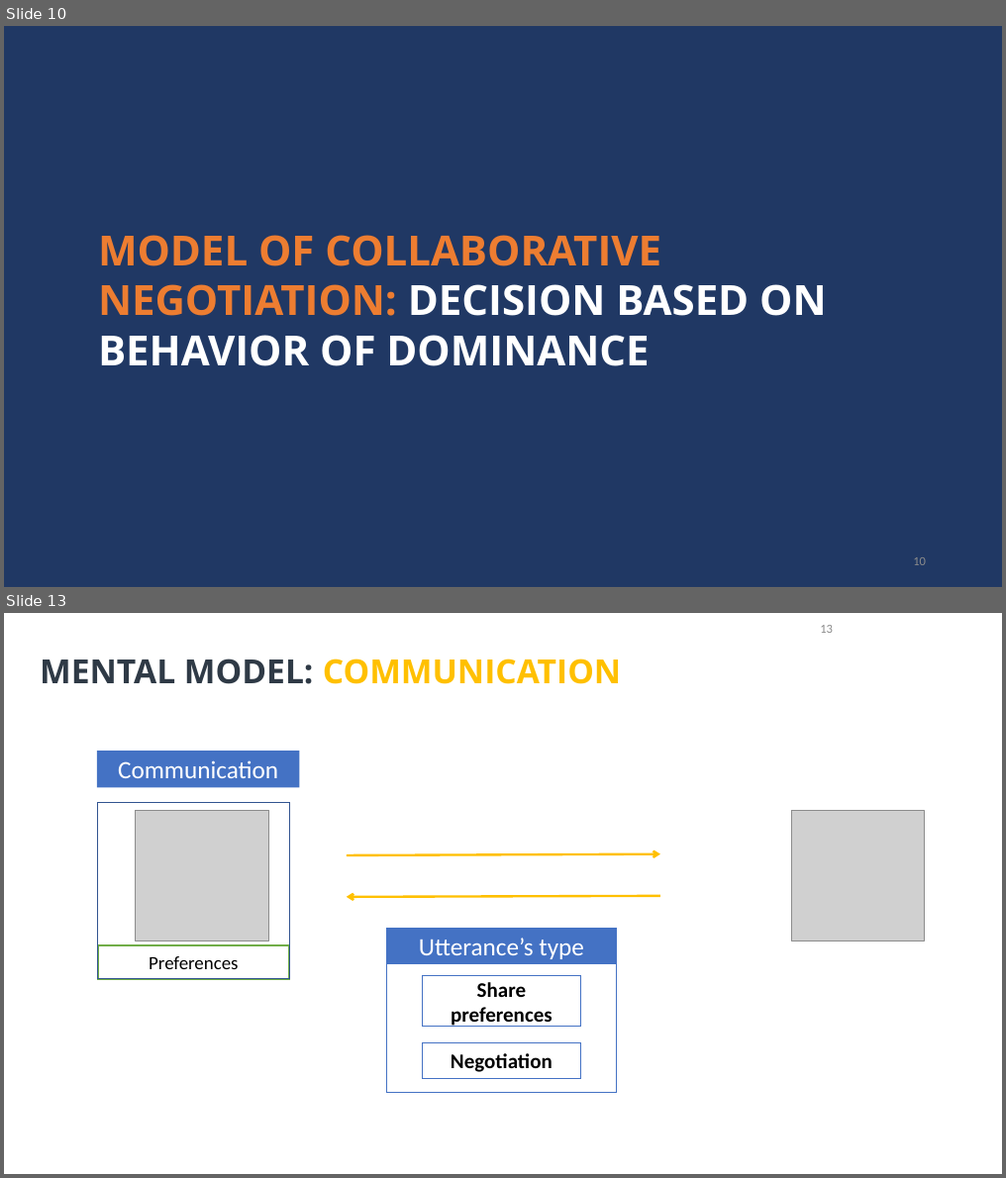
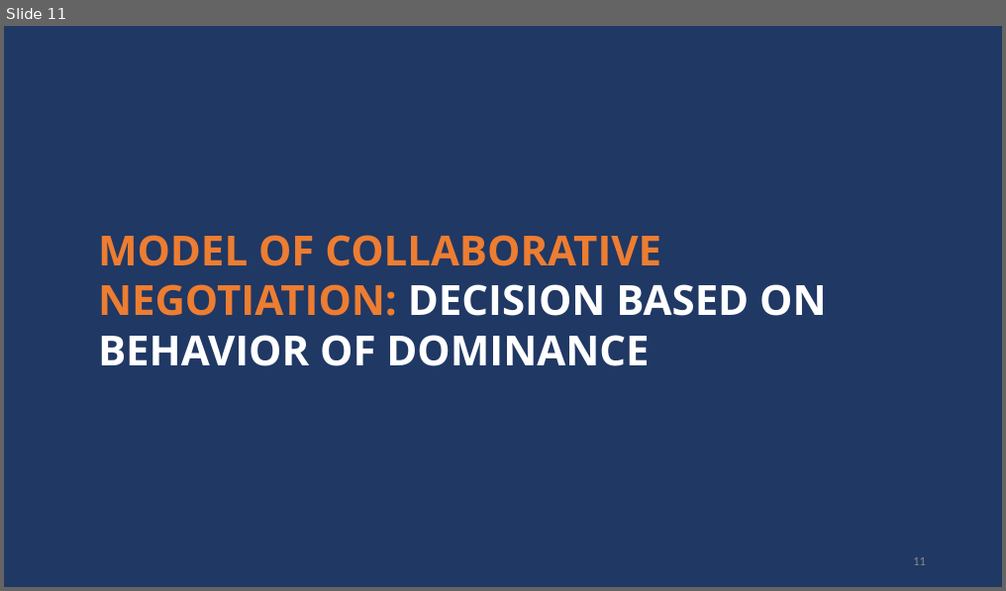
Before and after one commit to Olydia/Discolog, a slide deck: thesis_v2/presentation/thses.pptx. Shown one above the other, each under a label of ours: slides 10 and 13 before the commit, slide 11 after it; the slides between them are not shown. The pictures are 1006x1178 and 1006x591 pixels, drawn with LibreOffice and Linux fonts; fonts in the diff are those of the drawing; grey boxes stand for pictures. Boxes give left, top, right and bottom in pixels: in the first picture for what was removed or moved away, otherwise in the second. Text is boxed around its words. In the diff, an @@ line names an element or a change of style, - is before the commit and + after.

```diff
--- a/thesis_v2/presentation/thses.pptx
+++ b/thesis_v2/presentation/thses.pptx
@@ slide 13 removed at [4, 613, 1002, 1174], background #FFFFFF @@
@@ page number removed at [820, 625, 833, 633] @@
-13
@@ title removed at [40, 659, 621, 684] @@
-MENTAL MODEL: COMMUNICATION
@@ rectangle removed at [97, 751, 300, 787] @@
-Communication
@@ rectangle removed at [98, 803, 289, 980] @@
@@ picture removed at [135, 810, 269, 941] @@
@@ picture removed at [792, 810, 924, 941] @@
@@ arrow removed from (347, 856) to (660, 854) @@
@@ arrow removed from (660, 896) to (347, 897) @@
@@ group removed at [386, 928, 617, 1093]: 4 rectangles @@
-Share preferences
-Negotiation
-Utterance’s type
@@ rectangle removed at [98, 946, 289, 979] @@
-Preferences
@@ what was slide 10 is now slide 11 @@
@@ page number at [913, 558, 926, 566]: text changed @@
-10
+11
```
Also in this commit, not shown: 17 slides changed, 9 slides added.
